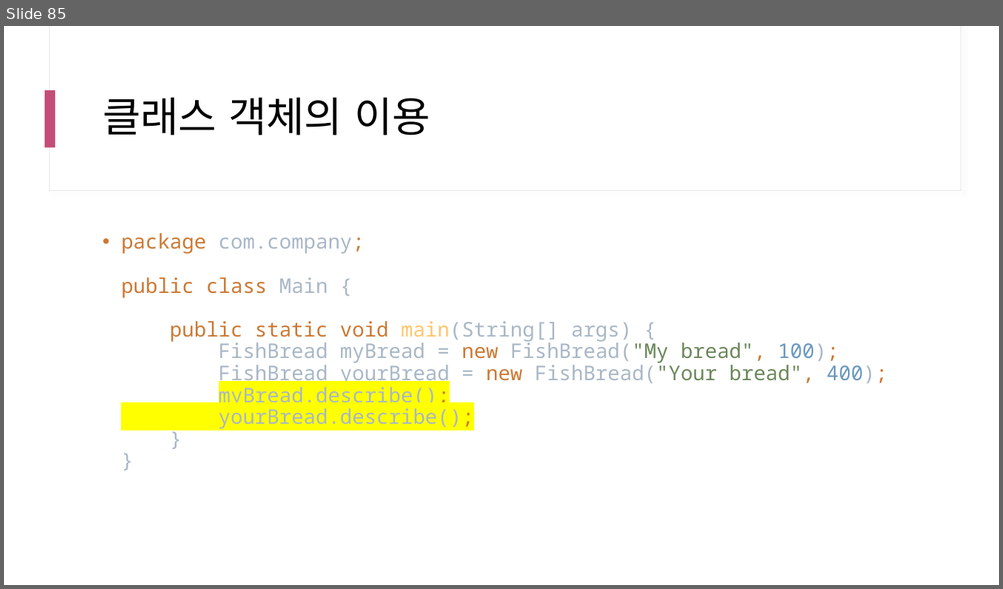
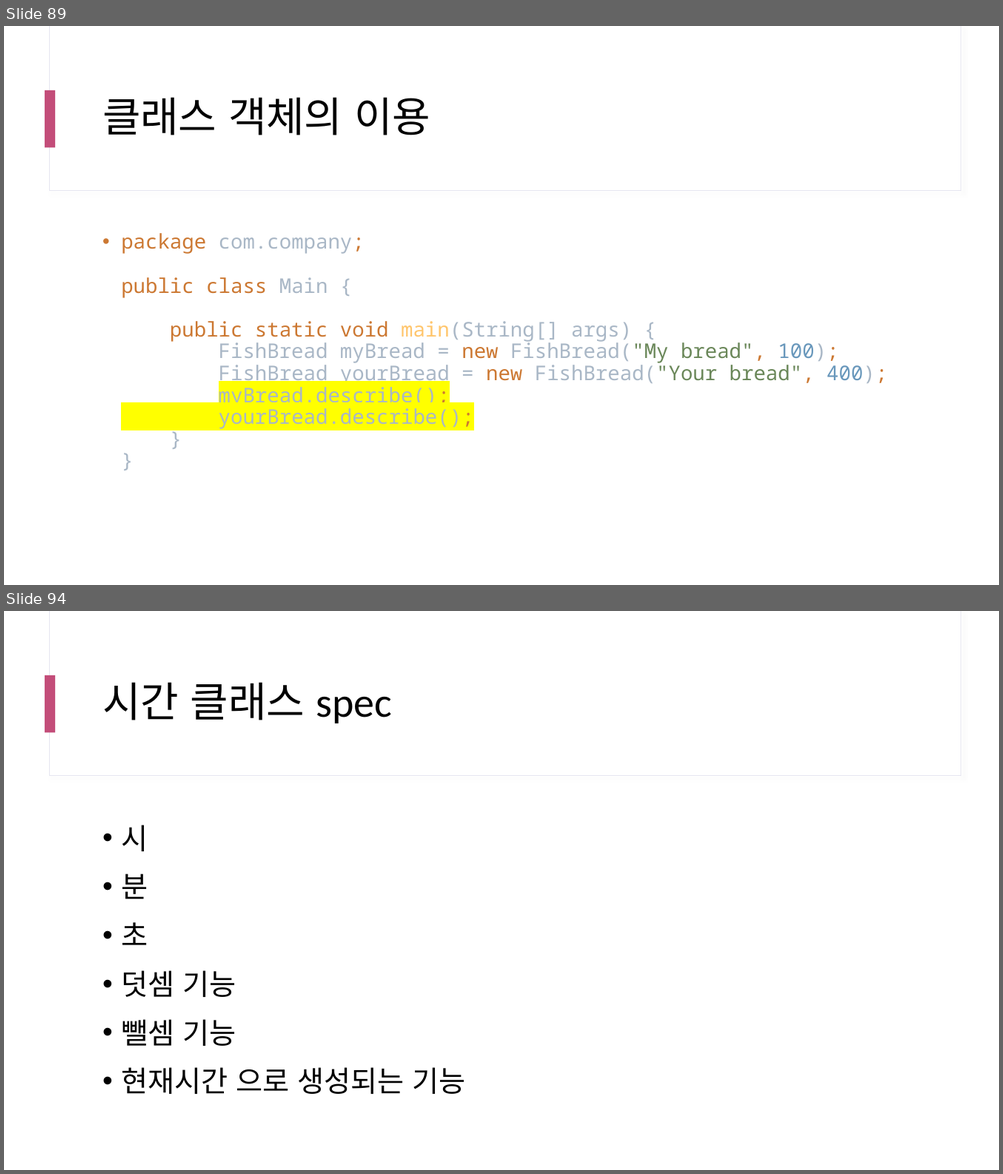
Before and after one commit to yhs0602/SPLIT_lecture_examples, a slide deck: docs/SPLIT 17차 Java.pptx. Shown one above the other, each under a label of ours: slide 85 before the commit, slides 89 and 94 after it; the slides between them are not shown. The pictures are 1003x589 and 1003x1174 pixels, drawn with LibreOffice and Linux fonts; fonts in the diff are those of the drawing. Boxes give left, top, right and bottom in pixels: in the first picture for what was removed or moved away, otherwise in the second. Text is boxed around its words. In the diff, an @@ line names an element or a change of style, - is before the commit and + after.

```diff
--- a/docs/SPLIT 17차 Java.pptx
+++ b/docs/SPLIT 17차 Java.pptx
@@ slide 94 added at [4,611,999,1170], background #FFFFFF; not listed: 3 template elements that a slide beside it also shows @@
@@ title added at [102,682,392,723], 40 pt, text #000000 @@
+시간 클래스 spec
@@ text added at [121,825,465,1094], 28 pt, text #000000 @@
+• 시
+• 분
+• 초
+• 덧셈 기능
+• 뺄셈 기능
+• 현재시간 으로 생성되는 기능
@@ what was slide 85 is now slide 89 @@
```
Also in this commit, not shown: 8 slides changed, 11 other slides added, 7 other files.
